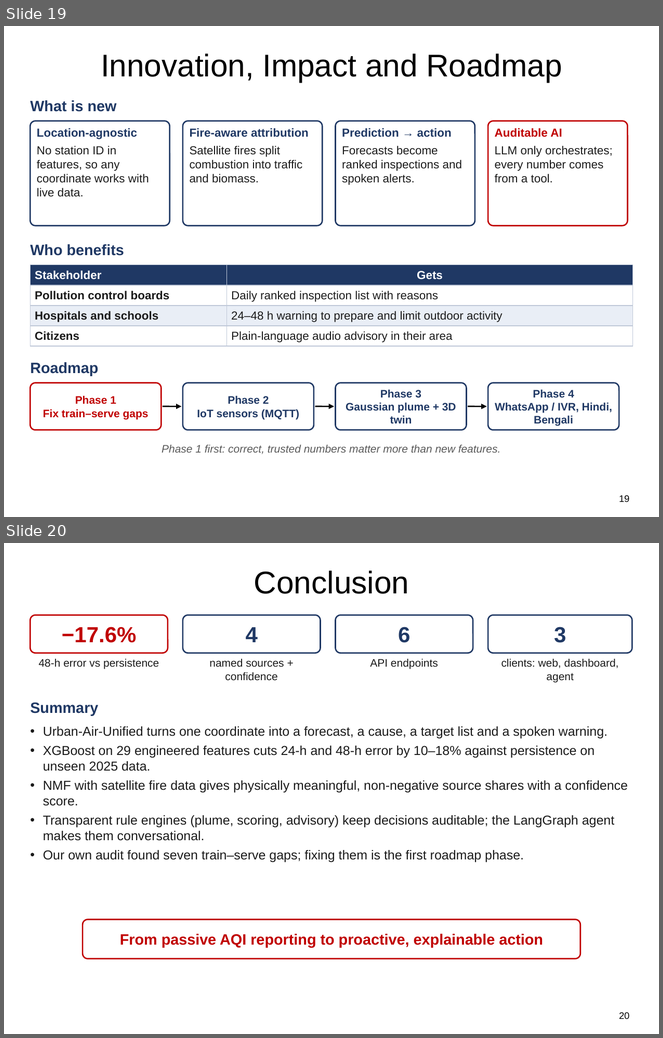
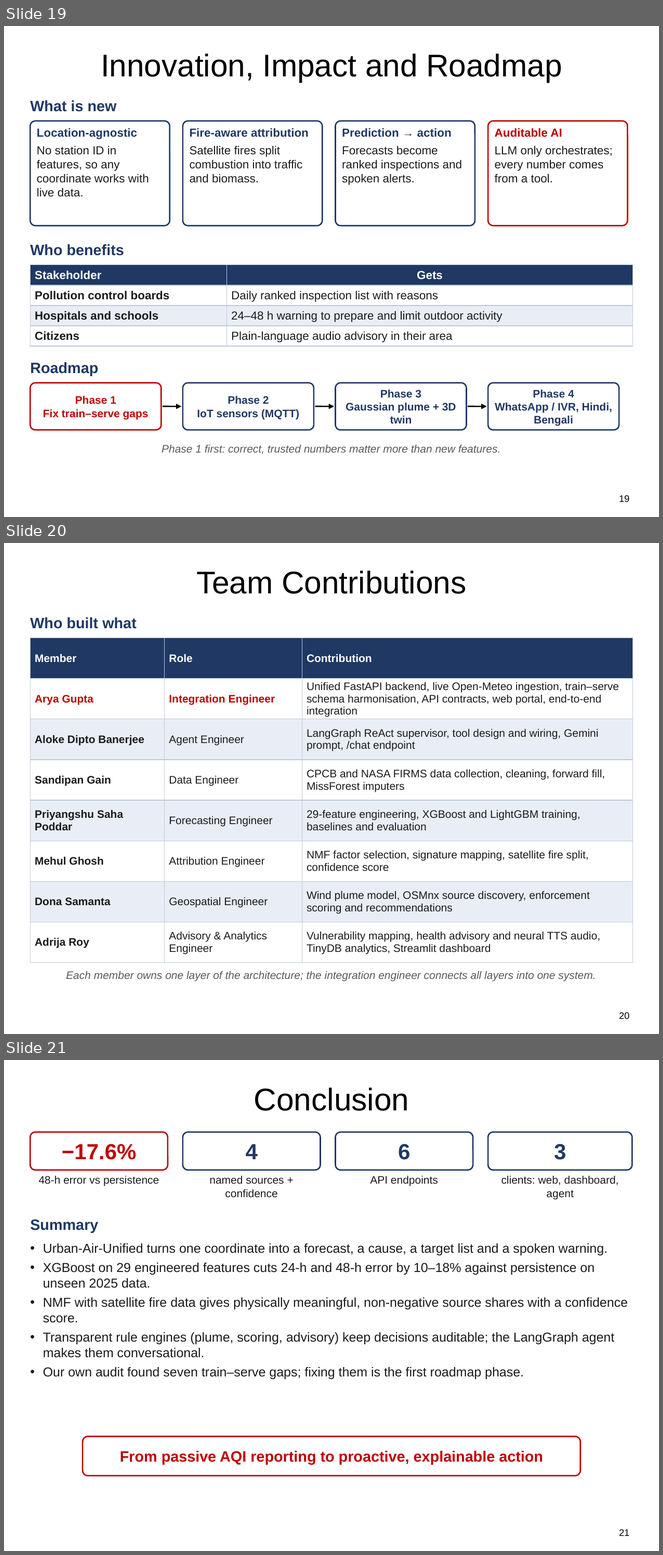
Before and after one commit to CyberKnight-cmd/Urban-Air-Unified, a slide deck: presentation/Urban_Air_Unified_Innovation_Project.pptx. Shown one above the other, each under a label of ours: slides 19 and 20 before the commit, slides 19, 20 and 21 after it. The pictures are 663x1038 and 663x1555 pixels, drawn with LibreOffice and Linux fonts; fonts in the diff are those of the drawing. Boxes give left, top, right and bottom in pixels: in the first picture for what was removed or moved away, otherwise in the second. Text is boxed around its words. In the diff, an @@ line names an element or a change of style, - is before the commit and + after.

```diff
--- a/presentation/Urban_Air_Unified_Innovation_Project.pptx
+++ b/presentation/Urban_Air_Unified_Innovation_Project.pptx
@@ slide 20 added at (4,543,659,1034), background #FFFFFF @@
@@ title added at (196,571,466,594), 34.5 pt, text #000000 @@
+Team Contributions
@@ text added at (30,617,137,629), 16.5 pt, text #1F3864, bold @@
+Who built what
@@ table added at (30,638,633,956), 8 rows, 3 columns @@
+Member | Role | Contribution
+Arya Gupta | Integration Engineer | Unified FastAPI backend, live Open-Meteo ingestion, train–serve schema harmonisation, API contracts, web portal, end-to-end integration
+Aloke Dipto Banerjee | Agent Engineer | LangGraph ReAct supervisor, tool design and wiring, Gemini prompt, /chat endpoint
+Sandipan Gain | Data Engineer | CPCB and NASA FIRMS data collection, cleaning, forward fill, MissForest imputers
+Priyangshu Saha Poddar | Forecasting Engineer | 29-feature engineering, XGBoost and LightGBM training, baselines and evaluation
+Mehul Ghosh | Attribution Engineer | NMF factor selection, signature mapping, satellite fire split, confidence score
+Dona Samanta | Geospatial Engineer | Wind plume model, OSMnx source discovery, enforcement scoring and recommendations
+Adrija Roy | Advisory & Analytics Engineer | Vulnerability mapping, health advisory and neural TTS audio, TinyDB analytics, Streamlit dashboard
@@ text added at (66,971,596,982), 12 pt, text #595959, italic @@
+Each member owns one layer of the architecture; the integration engineer connects all layers into one system.
@@ page number added at (619,1013,630,1019), 10.5 pt, text #000000 @@
+20
@@ what was slide 20 is now slide 21 @@
@@ page number at (619,1530,630,1536): text changed @@
-20
+21
```
